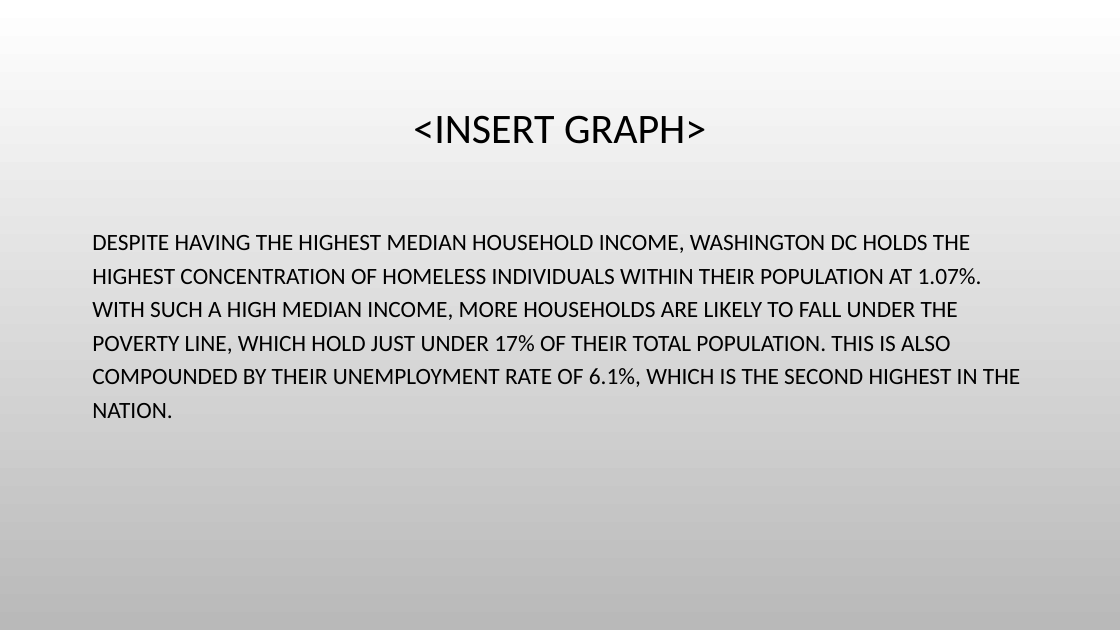
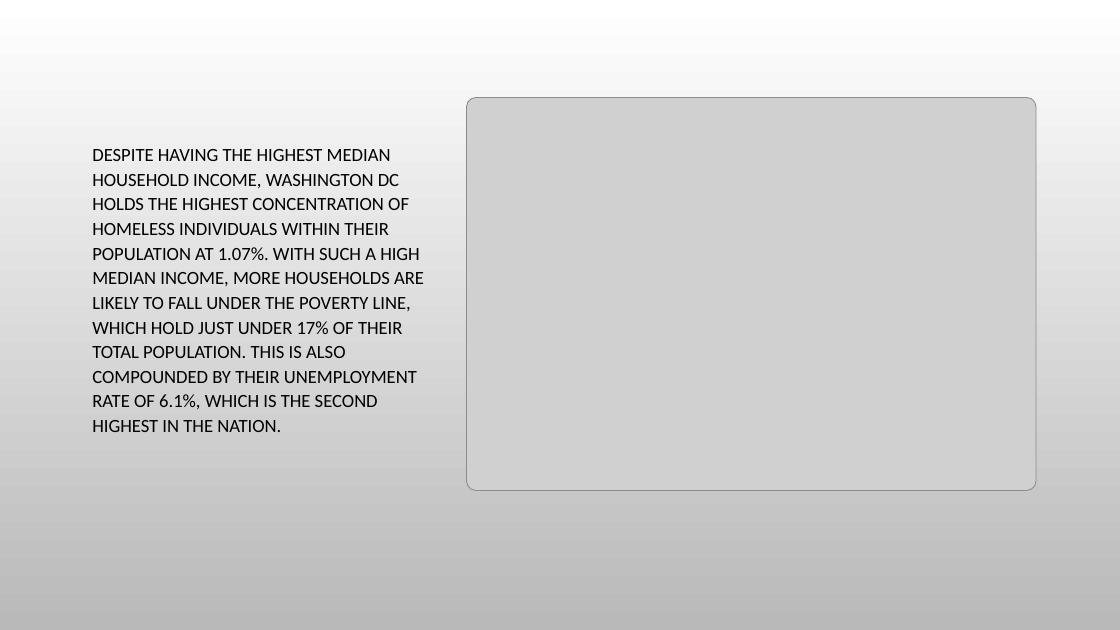
Before and after one commit to NaryTang/Project_2_Team_5, a slide deck: slide 10 of Homelessness Presentation.pptx. Drawn at 1120x630 pixels with LibreOffice and Linux fonts; fonts in the diff are those of the drawing; grey boxes stand for pictures; background and template pictures are left out. Boxes give left, top, right and bottom in pixels: in the first picture for what was removed or moved away, otherwise in the second. Text is boxed around its words. In the diff, an @@ line names an element or a change of style, - is before the commit and + after.

```diff
--- a/Homelessness Presentation.pptx
+++ b/Homelessness Presentation.pptx
@@ title removed at <box>413,115,706,144</box> @@
-<INSERT GRAPH>
@@ picture added at <box>466,97,1036,491</box> @@
@@ text "DESPITE HAVING THE HIGHEST MEDIAN ...": place and size @@
-text "DESPITE HAVING THE HIGHEST MEDIAN ..." at <box>92,235,1020,418</box>
+text "DESPITE HAVING THE HIGHEST MEDIAN ..." at <box>92,149,424,432</box>
@@ text "DESPITE HAVING THE HIGHEST MEDIAN ..." at <box>92,149,424,432</box>: size 20 to 16 pt; line spacing 1.2 to 1.1 @@
```
Also in this commit, not shown: 3 other slides changed.
